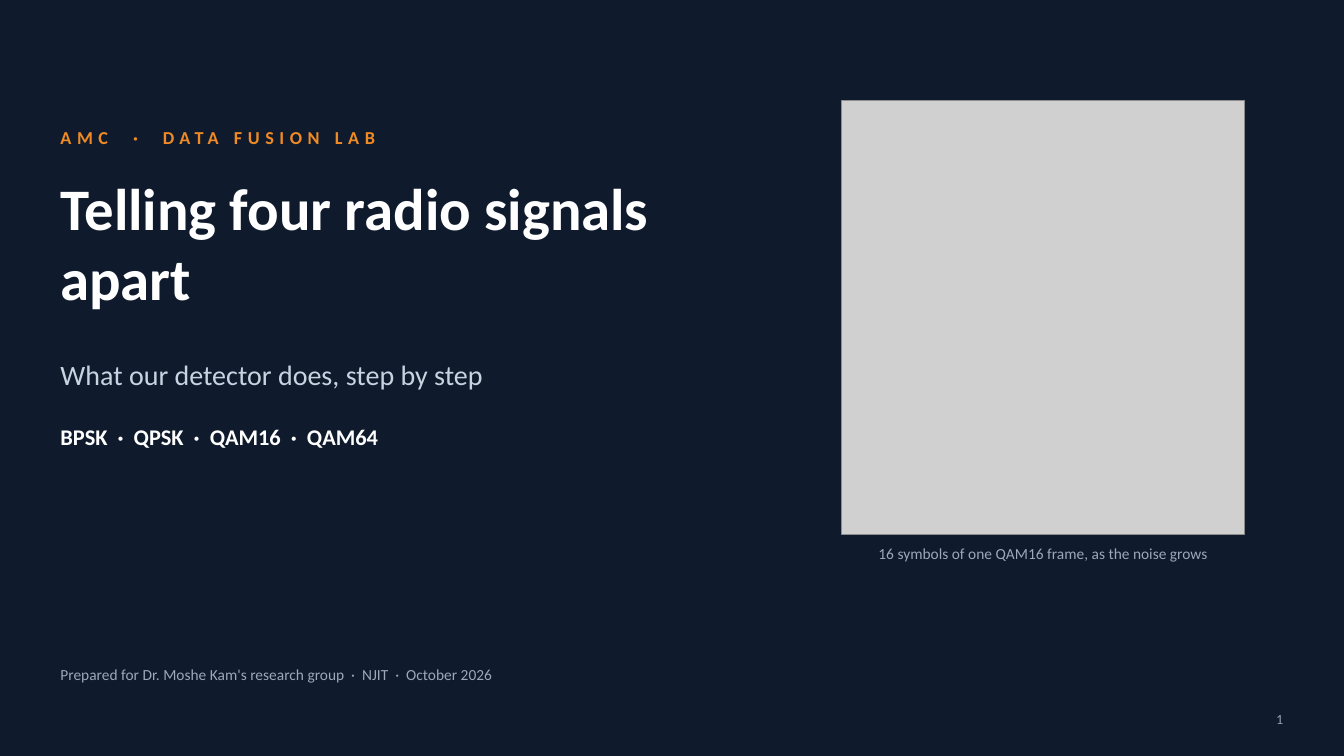
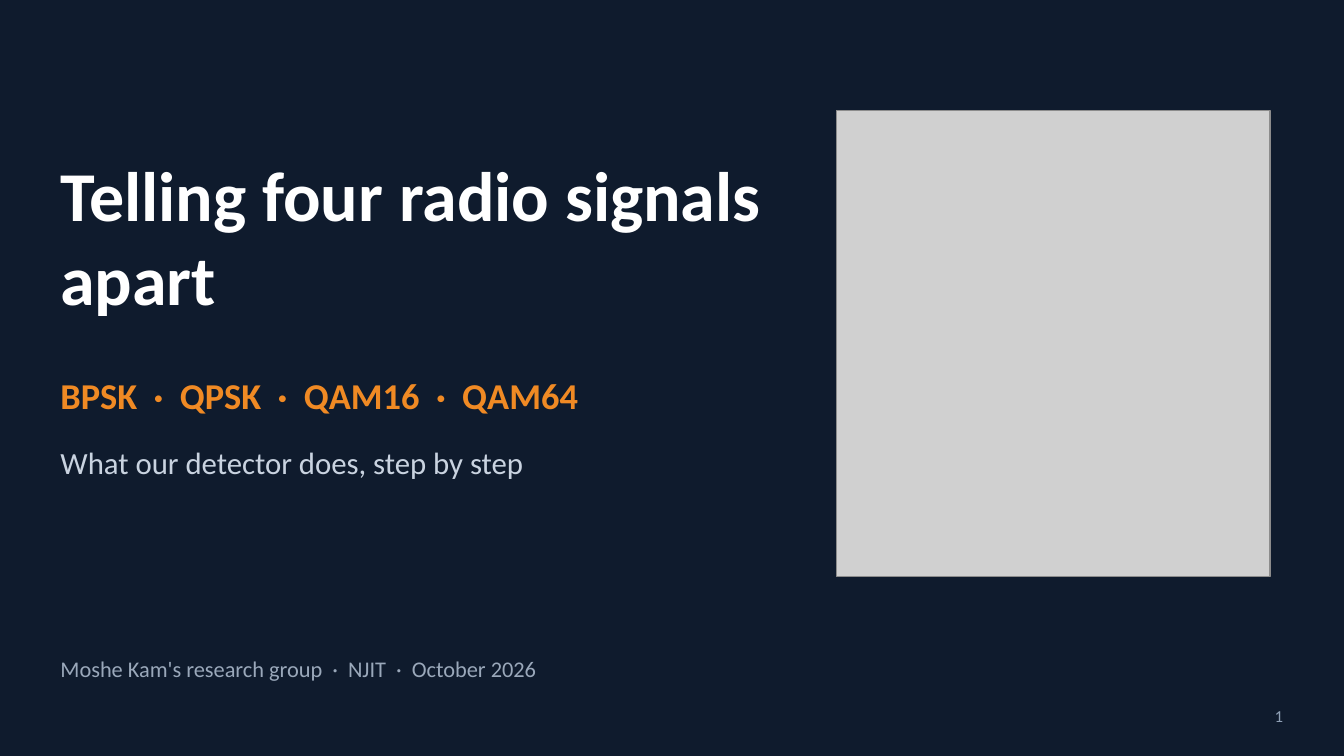
Before and after one commit to YusufBilo78/amc, a slide deck: slide 1 of deck/moshe_2016_simple.pptx. Drawn at 1344x756 pixels with LibreOffice and Linux fonts; fonts in the diff are those of the drawing; grey boxes stand for pictures. Boxes give left, top, right and bottom in pixels: in the first picture for what was removed or moved away, otherwise in the second. Text is boxed around its words. In the diff, an @@ line names an element or a change of style, - is before the commit and + after.

```diff
--- a/deck/moshe_2016_simple.pptx
+++ b/deck/moshe_2016_simple.pptx
@@ picture: place and size @@
-picture at (842, 101, 1245, 534)
+picture at (837, 111, 1270, 577)
@@ text removed at (60, 132, 219, 144) @@
-AMC · DATA FUSION LAB
@@ text "Telling four radio signals apart": place and size @@
-text "Telling four radio signals apart" at (60, 188, 648, 310)
+text "Telling four radio signals apart" at (60, 172, 760, 316)
@@ text "Telling four radio signals apart" at (60, 172, 760, 316): size 42 to 50 pt @@
@@ text "BPSK · QPSK · QAM16 ...": place and size @@
-text "BPSK · QPSK · QAM16 ..." at (60, 429, 378, 448)
+text "BPSK · QPSK · QAM16 ..." at (60, 384, 578, 414)
@@ text "BPSK · QPSK · QAM16 ..." at (60, 384, 578, 414): size 16 to 26 pt, text colour #FFFFFF to #F08A24 @@
@@ text "What our detector does, step ...": place and size @@
-text "What our detector does, step ..." at (60, 365, 482, 390)
+text "What our detector does, step ..." at (60, 452, 523, 479)
@@ text "What our detector does, step ..." at (60, 452, 523, 479): size 20 to 22 pt @@
@@ text removed at (878, 548, 1207, 562) @@
-16 symbols of one QAM16 frame, as the noise grows
@@ text at (60, 661, 536, 681): text changed; size 11 to 16 pt @@
-Prepared for Dr. Moshe Kam's research group · NJIT · October 2026
+Moshe Kam's research group · NJIT · October 2026
@@ text "1" at (1275, 711, 1283, 722): size 10 to 12 pt @@
```
Also in this commit, not shown: 13 other slides changed, 3 other files.
